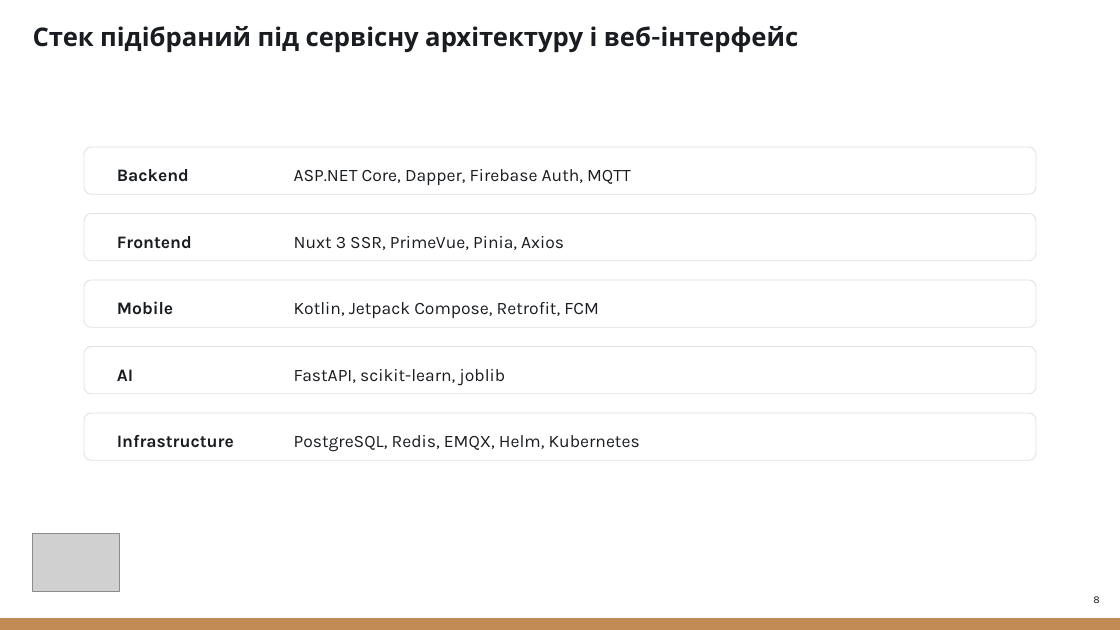
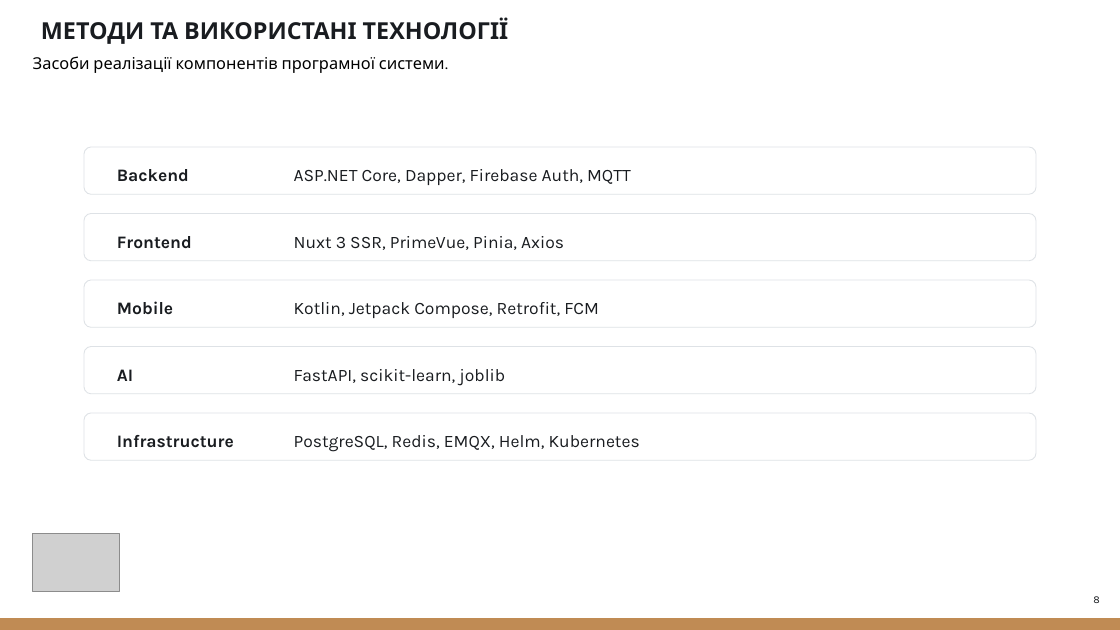
Before and after one commit to NureKhyzhniakDmytro/2026_B_PI_PZPI-22-10_Khyzhniak_D_S, a slide deck: slide 8 of 2026_Б_ПІ_ПЗПІ-22-10_Хижняк_Д_С.pptx. Drawn at 1120x630 pixels with LibreOffice and Linux fonts; fonts in the diff are those of the drawing; grey boxes stand for pictures. Boxes give left, top, right and bottom in pixels: in the first picture for what was removed or moved away, otherwise in the second. Text is boxed around its words. In the diff, an @@ line names an element or a change of style, - is before the commit and + after.

```diff
--- a/2026_Б_ПІ_ПЗПІ-22-10_Хижняк_Д_С.pptx
+++ b/2026_Б_ПІ_ПЗПІ-22-10_Хижняк_Д_С.pptx
@@ text removed at [33,26,799,52] @@
-Стек підібраний під сервісну архітектуру і веб-інтерфейс
@@ text added at [41,18,509,44], 20 pt, text #191C20, bold @@
+МЕТОДИ ТА ВИКОРИСТАНІ ТЕХНОЛОГІЇ
@@ text added at [33,56,445,73], 14 pt, text #000000 @@
+Засоби реалізації компонентів програмної системи.
```
Also in this commit, not shown: 11 other slides changed, 7 slides added, 2 slides removed.
